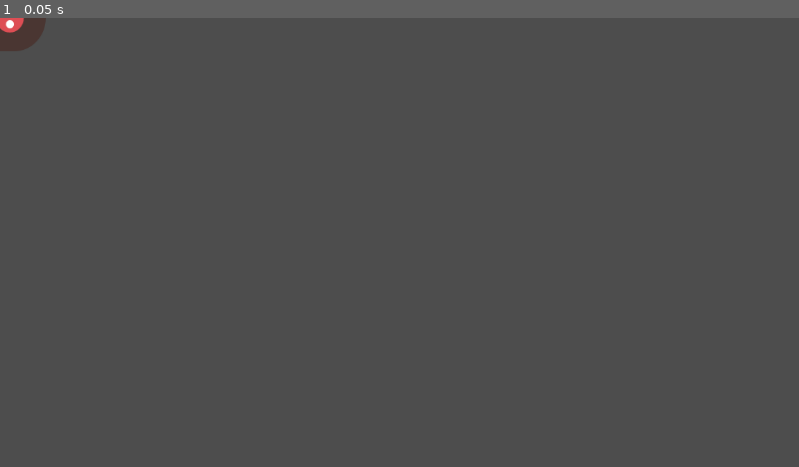
Above: before the commit, frame 1.
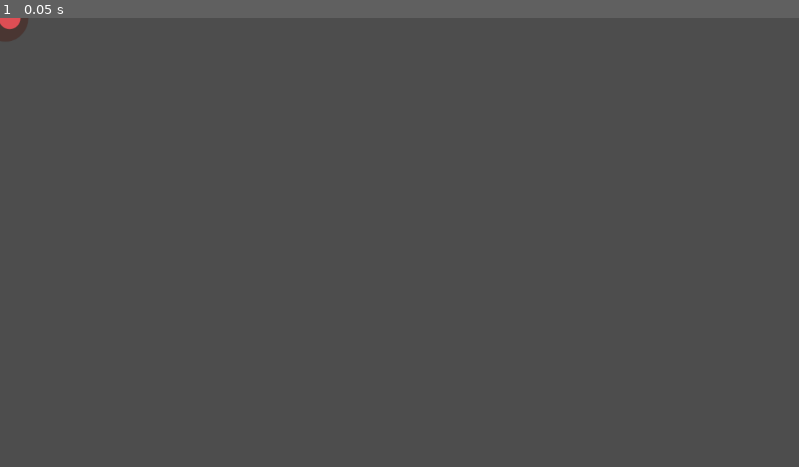
Above: after the commit, the same moment.

Repository: NurRifai99/tentakel-game
Game: Godot game, scene res://mob.tscn
Same seed, same stepped clock (60 frames per second), same inputs: the game is played once before the commit and once after it.
Inputs:
- Up to frame 1 (0.05 s): no input

The runs differ from the first frame. In frame 1, 0.2% of the frame differs, in the area x 0-6%, y 0-8%.

Commit message:
tambah bro

Diff:
--- /dev/null
+++ b/main.gd
@@ -0,0 +1,52 @@
+extends Node
+
+@export var mob_scene: PackedScene
+var score
+
+# Called when the node enters the scene tree for the first time.
+func _ready() -> void:
+	new_game() # Replace with function body.
+
+# Called every frame. 'delta' is the elapsed time since the previous frame.
+func _process(delta: float) -> void:
+	pass
+
+func game_over() -> void:
+	$ScoreTimer.stop()
+	$MobTimer.stop() # Replace with function body.
+
+func new_game() -> void:
+	score = 0
+	$player.start($startposition.position)
+	$starttimer.start()
+
+func _on_scoretimer_timeout() -> void:
+	score += 1 # Replace with function body.
+
+func _on_starttimer_timeout() -> void:
+	$mobtimer.start()
+	$scoretimer.start() # Replace with function body.
+
+func _on_mobtimer_timeout() -> void:
+	var mob = mob_scene.instantiate()
+
+	# Choose a random location on Path2D.
+	var mob_spawn_location = $mobpath/mobspawnlocation
+	mob_spawn_location.progress_ratio = randf()
+
+	# Set the mob's direction perpendicular to the path direction.
+	var direction = mob_spawn_location.rotation + PI / 2
+
+	# Set the mob's position to a random location.
+	mob.position = mob_spawn_location.position
+
+	# Add some randomness to the direction.
+	direction += randf_range(-PI / 4, PI / 4)
+	mob.rotation = direction
+
+	# Choose the velocity for the mob.
+	var velocity = Vector2(randf_range(150.0, 250.0), 0.0)
+	mob.linear_velocity = velocity.rotated(direction)
+
+	# Spawn the mob by adding it to the Main scene.
+	add_child(mob) # Replace with function body.
--- /dev/null
+++ b/main.tscn
@@ -0,0 +1,40 @@
+[gd_scene load_steps=5 format=3 uid="uid://duoppkjh18yjj"]
+
+[ext_resource type="Script" path="res://main.gd" id="1_ucsn4"]
+[ext_resource type="PackedScene" uid="uid://cld1qjuiyx4tk" path="res://player.tscn" id="2_8r7r7"]
+[ext_resource type="PackedScene" uid="uid://b03al82qcx3kl" path="res://mob.tscn" id="2_345dc"]
+
+[sub_resource type="Curve2D" id="Curve2D_12g81"]
+_data = {
+"points": PackedVector2Array(0, 0, 0, 0, 0, 0, 0, 0, 0, 0, 256, 0, 0, 0, 0, 0, 256, 160, 0, 0, 0, 0, 0, 160, 0, 0, 0, 0, 0, 0)
+}
+point_count = 5
+
+[node name="main" type="Node"]
+script = ExtResource("1_ucsn4")
+mob_scene = ExtResource("2_345dc")
+
+[node name="player" parent="." instance=ExtResource("2_8r7r7")]
+
+[node name="mobtimer" type="Timer" parent="."]
+wait_time = 0.5
+
+[node name="scoretimer" type="Timer" parent="."]
+
+[node name="starttimer" type="Timer" parent="."]
+wait_time = 2.0
+one_shot = true
+
+[node name="startposition" type="Marker2D" parent="."]
+position = Vector2(240, 450)
+
+[node name="mobpath" type="Path2D" parent="."]
+curve = SubResource("Curve2D_12g81")
+
+[node name="mobspawnlocation" type="PathFollow2D" parent="mobpath"]
+
+[connection signal="hit" from="player" to="." method="new_game"]
+[connection signal="hit" from="player" to="." method="game_over"]
+[connection signal="timeout" from="mobtimer" to="." method="_on_mobtimer_timeout"]
+[connection signal="timeout" from="scoretimer" to="." method="_on_scoretimer_timeout"]
+[connection signal="timeout" from="starttimer" to="." method="_on_starttimer_timeout"]
--- /dev/null
+++ b/mob.gd
@@ -0,0 +1,11 @@
+extends RigidBody2D
+# Called when the node enters the scene tree for the first time.
+func _ready():
+	var mob_types = $AnimatedSprite2D.sprite_frames.get_animation_names()
+	$AnimatedSprite2D.play(mob_types[randi() % mob_types.size()])
+
+# Called every frame. 'delta' is the elapsed time since the previous frame.
+func _process(delta: float) -> void:
+	pass
+func _on_visible_on_screen_notifier_2d_screen_exited():
+	queue_free()
--- a/mob.tscn
+++ b/mob.tscn
@@ -7,11 +7,7 @@
 [ext_resource type="Texture2D" uid="uid://dmcmvj5h5ujt5" path="res://art/enemyWalking_1.png" id="5_ifol4"]
 [ext_resource type="Texture2D" uid="uid://bq5kfq61gqjs5" path="res://art/enemyWalking_2.png" id="6_rkowo"]
 
-[sub_resource type="CapsuleShape2D" id="CapsuleShape2D_ueb85"]
-radius = 57.0
-height = 114.0
-
-[sub_resource type="SpriteFrames" id="SpriteFrames_6a5wx"]
+[sub_resource type="SpriteFrames" id="SpriteFrames_bu2g5"]
 animations = [{
 "frames": [{
 "duration": 1.0,
@@ -22,7 +18,7 @@
 }],
 "loop": true,
 "name": &"fly",
-"speed": 4.0
+"speed": 3.0
 }, {
 "frames": [{
 "duration": 1.0,
@@ -33,7 +29,7 @@
 }],
 "loop": true,
 "name": &"swim",
-"speed": 4.0
+"speed": 3.0
 }, {
 "frames": [{
 "duration": 1.0,
@@ -47,18 +43,44 @@
 "speed": 3.0
 }]
 
+[sub_resource type="CapsuleShape2D" id="CapsuleShape2D_r4vdv"]
+radius = 36.0
+height = 100.0
+
+[sub_resource type="GDScript" id="GDScript_6gw2y"]
+script/source = "extends VisibleOnScreenNotifier2D
+
+
+# Called when the node enters the scene tree for the first time.
+func _ready() -> void:
+	pass # Replace with function body.
+
+
+# Called every frame. 'delta' is the elapsed time since the previous frame.
+func _process(delta: float) -> void:
+	pass
+
+
+func _on_screen_exited() -> void:
+	pass # Replace with function body.
+"
+
 [node name="mob" type="RigidBody2D"]
 collision_mask = 0
 gravity_scale = 0.0
+metadata/_edit_group_ = true
+
+[node name="AnimatedSprite2D" type="AnimatedSprite2D" parent="."]
+scale = Vector2(0.75, 0.75)
+sprite_frames = SubResource("SpriteFrames_bu2g5")
+animation = &"fly"
+frame_progress = 0.700474
 
 [node name="CollisionShape2D" type="CollisionShape2D" parent="."]
-shape = SubResource("CapsuleShape2D_ueb85")
+rotation = 1.5708
+shape = SubResource("CapsuleShape2D_r4vdv")
 
-[node name="AnimatedSprite2D" type="AnimatedSprite2D" parent="."]
-position = Vector2(2.75, 0)
-scale = Vector2(0.956, 1)
-sprite_frames = SubResource("SpriteFrames_6a5wx")
-animation = &"walk"
-frame_progress = 0.254159
+[node name="VisibleOnScreenNotifier2D" type="VisibleOnScreenNotifier2D" parent="."]
+script = SubResource("GDScript_6gw2y")
 
-[node name="VisibleOnScreenEnabler2D" type="VisibleOnScreenEnabler2D" parent="."]
+[connection signal="screen_exited" from="VisibleOnScreenNotifier2D" to="VisibleOnScreenNotifier2D" method="_on_screen_exited"]
--- a/player.gd
+++ b/player.gd
@@ -1,17 +1,14 @@
-extends Node2D
+extends Area2D
 signal hit
 
-
-@export var speed = 400
+@export var speed = 400 # How fast the player will move (pixels/sec).
 var screen_size
 
-# Called when the node enters the scene tree for the first time.
-func _ready() -> void:
-	#pass # Replace with function body.
+func _ready():
+	#hide()
 	screen_size = get_viewport_rect().size
 
-# Called every frame. 'delta' is the elapsed time since the previous frame.
-func _process(delta: float) -> void:
+func _process(delta):
 	var velocity = Vector2.ZERO # The player's movement vector.
 	if Input.is_action_pressed("move_right"):
 		velocity.x += 1
@@ -34,24 +31,20 @@
 	if velocity.x != 0:
 		$AnimatedSprite2D.animation = "walk"
 		$AnimatedSprite2D.flip_v = false
+	# See the note below about the following boolean assignment.
 		$AnimatedSprite2D.flip_h = velocity.x < 0
 	elif velocity.y != 0:
 		$AnimatedSprite2D.animation = "up"
-		$AnimatedSprite2D.flip_h = velocity.y > 0
-
-	hide()
+		$AnimatedSprite2D.flip_v = velocity.y > 0
 
 
-
-
-
-func _on_hit() -> void:
+func _on_body_entered(body: Node2D) -> void:
 	#pass # Replace with function body.
 	hide()
 	hit.emit()
-	$CollisionShape2D.set_deferred("disabled", true)
+	$CollisionShape2D.set_deferred_thread_group("disable", true)
 
-func start(pos):
+func _start(pos):
 	position = pos
 	show()
 	$CollisionShape2D.disabled = false
--- a/player.tscn
+++ b/player.tscn
@@ -6,7 +6,7 @@
 [ext_resource type="Texture2D" uid="uid://ccgbjkctmabdp" path="res://art/playerGrey_walk1.png" id="4_8fuqa"]
 [ext_resource type="Texture2D" uid="uid://88a3o0vmp1qy" path="res://art/playerGrey_walk2.png" id="5_fo04v"]
 
-[sub_resource type="SpriteFrames" id="SpriteFrames_6uhkq"]
+[sub_resource type="SpriteFrames" id="SpriteFrames_f6vub"]
 animations = [{
 "frames": [{
 "duration": 1.0,
@@ -28,23 +28,25 @@
 }],
 "loop": true,
 "name": &"walk",
-"speed": 6.0
+"speed": 5.0
 }]
 
-[sub_resource type="CapsuleShape2D" id="CapsuleShape2D_cuxht"]
-radius = 55.0
-height = 144.0
+[sub_resource type="CapsuleShape2D" id="CapsuleShape2D_5vl4s"]
+radius = 56.0
+height = 140.0
 
-[node name="PLAYER" type="Node2D"]
+[node name="player" type="Area2D"]
+position = Vector2(-49, -32)
 script = ExtResource("1_wqdar")
+metadata/_edit_group_ = true
 
 [node name="AnimatedSprite2D" type="AnimatedSprite2D" parent="."]
-sprite_frames = SubResource("SpriteFrames_6uhkq")
+scale = Vector2(0.5, 0.5)
+sprite_frames = SubResource("SpriteFrames_f6vub")
 animation = &"walk"
-frame_progress = 0.240048
 
 [node name="CollisionShape2D" type="CollisionShape2D" parent="."]
-position = Vector2(0, 4)
-shape = SubResource("CapsuleShape2D_cuxht")
+scale = Vector2(0.5, 0.5)
+shape = SubResource("CapsuleShape2D_5vl4s")
 
-[connection signal="hit" from="." to="." method="_on_hit"]
+[connection signal="body_entered" from="." to="." method="_on_body_entered"]
Not shown: 1 places in mob.tscn that only renumber resources
